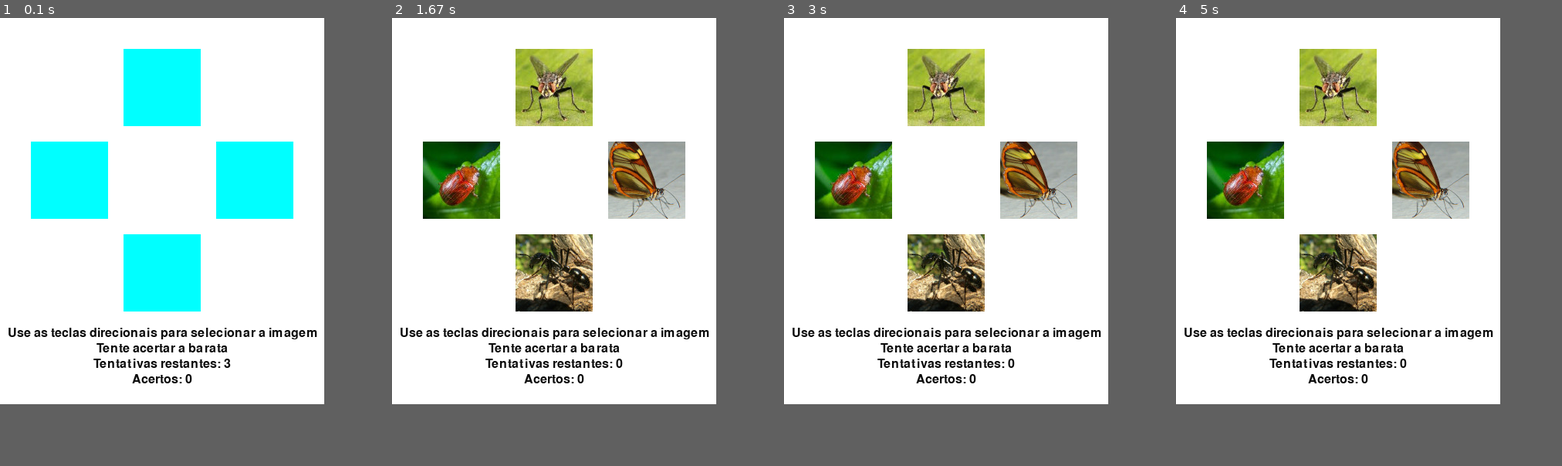
Above: before the commit, frames 1-4 (left to right).
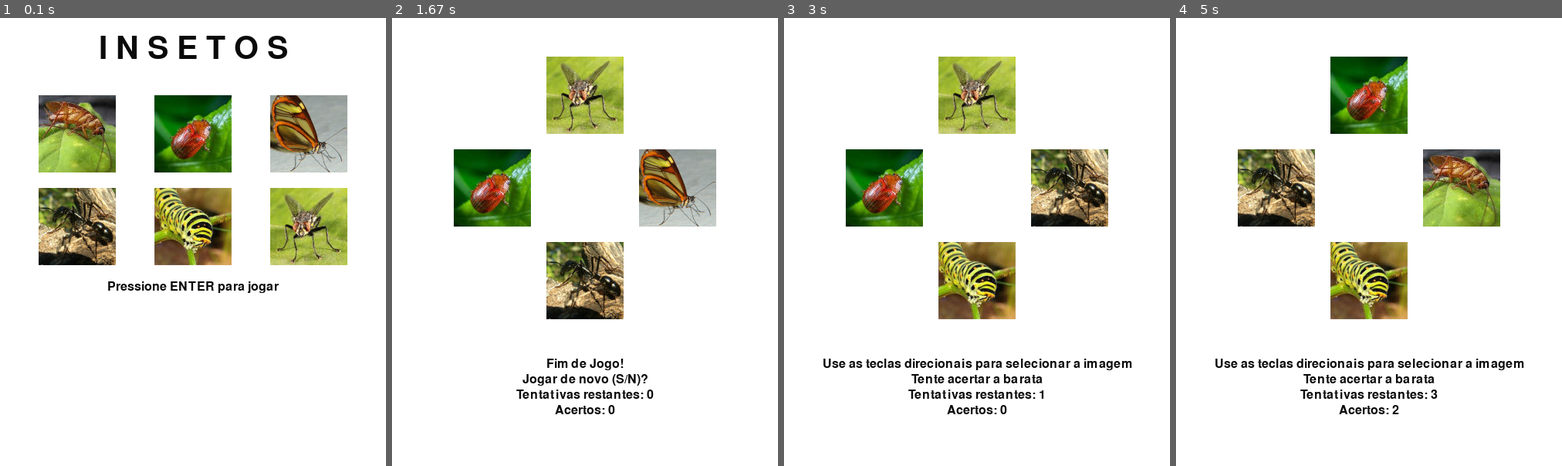
Above: after the commit, the same moments.

Repository: alexlimatds/introducao_pygame
Game: pygame game, started from insetos/insetos.py
Same seed, same stepped clock (60 frames per second), same inputs: the game is played once before the commit and once after it.
Inputs:
- Up to frame 1 (0.1 s): no input
- Up to frame 2 (1.67 s): tap Enter at 0.33 s; hold Right 0.67-1.13 s; hold Up 1.17-1.47 s; hold Right from 1.5 s (still down)
- Up to frame 3 (3 s): release Right at 1.97 s; tap S at 2 s; hold Left 2.33-2.87 s; hold Down from 2.9 s (still down)
- Up to frame 4 (5 s): release Down at 3.2 s; hold Left 3.23-3.63 s; hold S 4.07-4.43 s; hold Up 4.47-4.83 s; hold Right from 4.87 s (still down)
In our replay, the window is 420x500 before the commit and 500x580 after it. These sizes can differ from the game's own. Grey fills any space a smaller window leaves; there, only what the larger window draws over its background counts as a difference.

The runs differ from the first frame. In frame 1, 32% of the frame differs, in the area x 2-90%, y 3-82%; in frame 2, 21%; in frame 3, 22%; in frame 4, 23%.

Commit message:
Adição de tela de abertura

Diff:
--- a/insetos/insetos.py
+++ b/insetos/insetos.py
@@ -1,69 +1,63 @@
 import sys, random
-import pygame as pg
+import pygame
 
 def load_image(name):
   # name => nome do arquivo da imagem
-  image = pg.image.load('insetos/' + name) # lê arquivo de imagem
+  image = pygame.image.load('insetos/' + name) # lê arquivo de imagem
   image = image.convert()     # ajusta a imagem para a tela em uso
   return image
 
-class InsetoSprite(pg.sprite.Sprite):
+class InsetoSprite(pygame.sprite.Sprite):
   def __init__(self, x, y, dim_img):
-    pg.sprite.Sprite.__init__(self)
-    self.image = pg.Surface([dim_img, dim_img])
+    pygame.sprite.Sprite.__init__(self)
+    self.image = pygame.Surface([dim_img, dim_img])
     self.image.fill((0, 255, 255))
     self.rect = self.image.get_rect()
     self.rect.topleft = (x, y)
 
-def gerar_texto(screen, texto, y):
-  font = pg.font.Font(None, 24)
-  text = font.render(
+def gerar_texto(janela, texto, y):
+  text = fonte_padrao.render(
     texto,
     True,         # antialising
     (10, 10, 10)  # cor do texto
   )
   # calcula posição do texto:
-  text_pos = text.get_rect(centerx=screen.get_width() / 2, y=y)
-  screen.blit(text, text_pos) # desenha o texto na tela
+  text_pos = text.get_rect(centerx=janela.get_width() // 2, y=y)
+  janela.blit(text, text_pos) # desenha o texto na tela
+
+def gerar_titulo(janela, texto, y):
+  text = fonte_grande.render(
+    texto,
+    True,         # antialising
+    (10, 10, 10)  # cor do texto
+  )
+  # calcula posição do texto:
+  text_pos = text.get_rect(centerx=janela.get_width() // 2, y=y)
+  janela.blit(text, text_pos) # desenha o texto na tela
 
 def main():
+  global dim_img
   dim_img = 100
-  separador = 20
-  espacamento = 40
   # calcula tamanho da tela
-  largura_tela = espacamento + dim_img + separador + dim_img + separador + dim_img + espacamento
+  espacamento = dim_img // 2
+  largura_tela = espacamento + dim_img + espacamento + dim_img + espacamento + dim_img + espacamento
   altura_tela = largura_tela + 80
 
-  pg.init()                      # inicializa os módulos do PyGame
-  janela = pg.display.set_mode(  # cria a janela do jogo
+  pygame.init()                      # inicializa os módulos do PyGame
+  janela = pygame.display.set_mode(  # cria a janela do jogo
     (largura_tela, altura_tela)  # largura e altura da janela
   )
-  pg.display.set_caption("Insetos")  # título da janela
+  pygame.display.set_caption("Insetos")  # título da janela
 
-  # inicializa sprites
-  sprite_cima = InsetoSprite(
-    espacamento + dim_img + separador, # x
-    espacamento, # y
-    dim_img
-  )
-  sprite_esquerdo = InsetoSprite(
-    espacamento, # x
-    espacamento + dim_img + separador, # y
-    dim_img
-  )
-  sprite_direito = InsetoSprite(
-    espacamento + dim_img + separador + dim_img + separador, # x
-    espacamento + dim_img + separador, # y
-    dim_img
-  )
-  sprite_baixo = InsetoSprite(
-    espacamento + dim_img + separador, # x
-    espacamento + dim_img + separador + dim_img + separador, # y
-    dim_img
-  )
-  grupo_sprites = pg.sprite.Group([sprite_cima, sprite_esquerdo, sprite_direito, sprite_baixo])
+  clock = pygame.time.Clock()
+
+  global fonte_padrao
+  fonte_padrao = pygame.font.Font(None, 24)
+  global fonte_grande
+  fonte_grande = pygame.font.Font(None, 60)
 
   # carrega imagens
+  global imagens
   imagens = [
     load_image('barata.jpg'),
     load_image('besouro.jpg'),
@@ -72,40 +66,108 @@
     load_image('lagarta.jpg'),
     load_image('mosca.jpg')
   ]
+  global img_barata
   img_barata = imagens[0] # imagem alvo
 
-  clock = pg.time.Clock()
+  abertura(clock)
+  jogo(clock)
+
+def abertura(clock):
+  janela = pygame.display.get_surface() # obtém a janela do jogo
+  separador_vertical = 20
+  separador_horizontal = (janela.get_width() - dim_img * 3) // 4
+
+  jogar = False
+  while not jogar:
+    # GERENCIAMENTO DE EVENTOS
+    for event in pygame.event.get():
+      if event.type == pygame.QUIT or (event.type == pygame.KEYDOWN and event.key == pygame.K_ESCAPE):
+        pygame.quit()
+        sys.exit()
+      if event.type == pygame.KEYDOWN and (event.key == pygame.K_KP_ENTER or event.key == pygame.K_RETURN):
+        jogar = True
+
+    # LIMPA O QUADRO
+    janela.fill((255, 255,255))
+    # ATUALIZAÇÃO DA TELA
+    gerar_titulo(janela, "I N S E T O S", 20)
+    janela.blit(imagens[0], (separador_horizontal, dim_img))
+    janela.blit(imagens[1], (separador_horizontal + dim_img + separador_horizontal, dim_img))
+    janela.blit(imagens[2], (separador_horizontal + dim_img + separador_horizontal + dim_img + separador_horizontal, dim_img))
+    janela.blit(imagens[3], (separador_horizontal, dim_img + dim_img + separador_vertical))
+    janela.blit(imagens[4], (separador_horizontal + dim_img + separador_horizontal, dim_img + dim_img + separador_vertical))
+    janela.blit(imagens[5], (separador_horizontal + dim_img + separador_horizontal + dim_img + separador_horizontal, dim_img + dim_img + separador_vertical))
+    gerar_texto(janela, "Pressione ENTER para jogar", dim_img + dim_img + separador_vertical + dim_img + separador_vertical)
+    pygame.display.flip()
+    clock.tick(60) # 60 FPS (quadros por segundo)
+
+def jogo(clock):
+  separador = 20
+  janela = pygame.display.get_surface() # obtém a janela do jogo
+  espacamento_horizontal = (janela.get_width() - dim_img * 3 - separador * 2) // 2
+  espacamento_vertical = 50
+
+  # inicializa sprites
+  sprite_cima = InsetoSprite(
+    espacamento_horizontal + dim_img + separador, # x
+    espacamento_vertical, # y
+    dim_img
+  )
+  sprite_esquerdo = InsetoSprite(
+    espacamento_horizontal, # x
+    espacamento_vertical + dim_img + separador, # y
+    dim_img
+  )
+  sprite_direito = InsetoSprite(
+    espacamento_horizontal + dim_img + separador + dim_img + separador, # x
+    espacamento_vertical + dim_img + separador, # y
+    dim_img
+  )
+  sprite_baixo = InsetoSprite(
+    espacamento_horizontal + dim_img + separador, # x
+    espacamento_vertical + dim_img + separador + dim_img + separador, # y
+    dim_img
+  )
+  grupo_sprites = pygame.sprite.Group([sprite_cima, sprite_esquerdo, sprite_direito, sprite_baixo])
 
   tentativas = 3
   acertos = 0
 
   em_jogo = True
-  inicio = pg.time.get_ticks() # usado para medir o tempo
+  inicio = pygame.time.get_ticks() # usado para medir o tempo
   while True:
     # GERENCIAMENTO DE EVENTOS
-    for event in pg.event.get():
-      if event.type == pg.QUIT or (event.type == pg.KEYDOWN and event.key == pg.K_ESCAPE):
-        pg.quit()
+    for event in pygame.event.get():
+      if event.type == pygame.QUIT or (event.type == pygame.KEYDOWN and event.key == pygame.K_ESCAPE):
+        pygame.quit()
         sys.exit()
-      elif event.type == pg.KEYDOWN and em_jogo:
+      elif event.type == pygame.KEYDOWN and em_jogo:
         if (
-          (event.key == pg.K_UP and sprite_cima.image == img_barata) or
-          (event.key == pg.K_LEFT and sprite_esquerdo.image == img_barata) or
-          (event.key == pg.K_RIGHT and sprite_direito.image == img_barata) or
-          (event.key == pg.K_DOWN and sprite_baixo.image == img_barata)
+          (event.key == pygame.K_UP and sprite_cima.image == img_barata) or
+          (event.key == pygame.K_LEFT and sprite_esquerdo.image == img_barata) or
+          (event.key == pygame.K_RIGHT and sprite_direito.image == img_barata) or
+          (event.key == pygame.K_DOWN and sprite_baixo.image == img_barata)
         ):
           acertos += 1
         else:
           tentativas -= 1
         if tentativas == 0:
           em_jogo = False
+      elif not em_jogo:
+        if event.type == pygame.KEYDOWN and event.key == pygame.K_n:
+          pygame.quit()
+          sys.exit()
+        elif event.type == pygame.KEYDOWN and event.key == pygame.K_s: # jogar de novo
+          em_jogo = True
+          tentativas = 3
+          acertos = 0
 
     # LIMPA O QUADRO
     janela.fill((255, 255,255))
 
     # LÓGICA E RENDERIZAÇÃO DO JOGO
     if em_jogo:
-      tempo = pg.time.get_ticks()
+      tempo = pygame.time.get_ticks()
       cronometragem = tempo - inicio
       # troca imagens a cada 600 ms
       if cronometragem >= 600:
@@ -115,16 +177,19 @@
           sprite.image = img
 
     grupo_sprites.draw(janela) # desenha sprites no quadro
-    y_texto = espacamento + dim_img + separador + dim_img + separador + dim_img + separador
-    gerar_texto(janela, 'Use as teclas direcionais para selecionar a imagem', y_texto)
-    gerar_texto(janela, 'Tente acertar a barata', y_texto + separador)
+    y_texto = espacamento_horizontal + dim_img + separador + dim_img + separador + dim_img + separador
+    if em_jogo:
+      gerar_texto(janela, 'Use as teclas direcionais para selecionar a imagem', y_texto)
+      gerar_texto(janela, 'Tente acertar a barata', y_texto + separador)
+    else:
+      gerar_texto(janela, 'Fim de Jogo!', y_texto)
+      gerar_texto(janela, 'Jogar de novo (S/N)?', y_texto + separador)
     gerar_texto(janela, f'Tentativas restantes: {tentativas}', y_texto + separador * 2)
     gerar_texto(janela, f'Acertos: {acertos}', y_texto + separador * 3)
 
     # ATUALIZAÇÃO DA TELA
-    pg.display.flip()
+    pygame.display.flip()
     clock.tick(60) # 60 FPS (quadros por segundo)
-
 
 if __name__ == "__main__":
   main()
